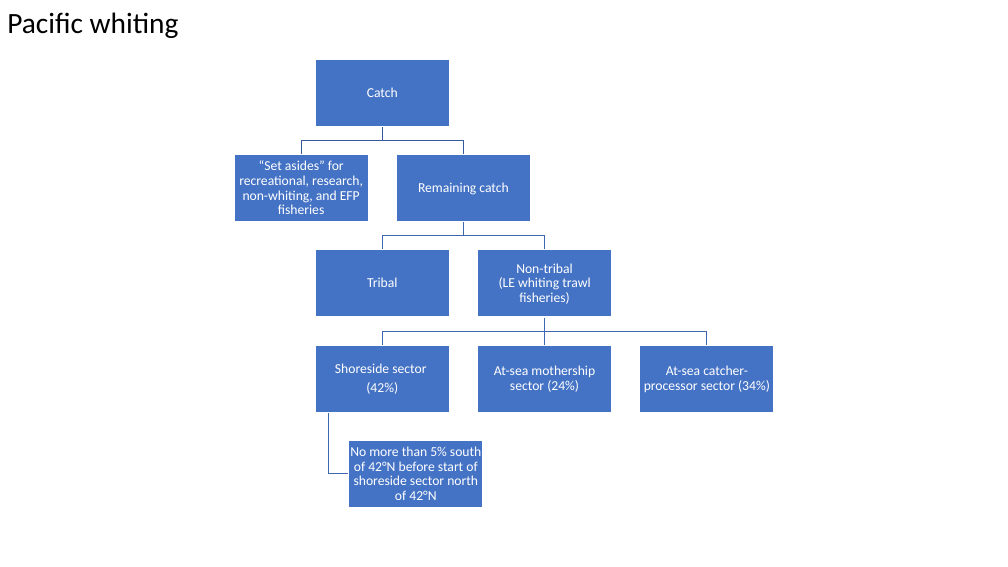
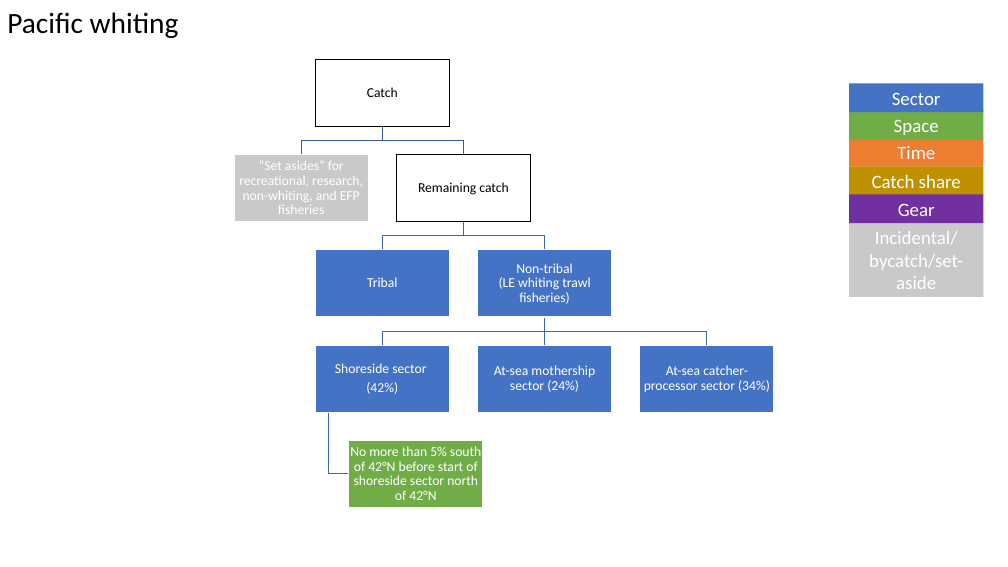
Before and after one commit to zoekitchel/cc_allocation, a slide deck: slide 2 of figures/flow_charts.pptx. Drawn at 1008x567 pixels with LibreOffice and Linux fonts; fonts in the diff are those of the drawing. Boxes give left, top, right and bottom in pixels: in the first picture for what was removed or moved away, otherwise in the second. Text is boxed around its words. In the diff, an @@ line names an element or a change of style, - is before the commit and + after.

```diff
--- a/figures/flow_charts.pptx
+++ b/figures/flow_charts.pptx
@@ text "Catch" at [367,87,398,97]: text colour #FFFFFF to #000000 @@
@@ rectangle at [315,60,449,127]: fill #4472C4 to #FFFFFF; outline #FFFFFF 1 pt to #000000 1 pt @@
@@ rectangle added at [849,83,984,112], fill #4472C4, 18 pt, text #FFFFFF @@
+Sector
@@ rectangle added at [849,110,984,139], fill #70AD47, 18 pt, text #FFFFFF @@
+Space
@@ rectangle added at [849,138,984,166], fill #ED7D31, 18 pt, text #FFFFFF @@
+Time
@@ rectangle at [234,155,368,222]: fill #4472C4 to #C9C9C9 @@
@@ text "Remaining catch" at [418,182,508,195]: text colour #FFFFFF to #000000 @@
@@ rectangle at [396,155,530,222]: fill #4472C4 to #FFFFFF; outline #FFFFFF 1 pt to #000000 1 pt @@
@@ rectangle added at [849,166,984,195], fill #BF9000, 18 pt, text #FFFFFF @@
+Catch share
@@ rectangle added at [849,194,984,223], fill #7030A0, 18 pt, text #FFFFFF @@
+Gear
@@ rectangle added at [849,222,984,297], fill #C9C9C9, 18 pt, text #FFFFFF @@
+Incidental/
+bycatch/set-aside
@@ rectangle at [349,441,482,508]: fill #4472C4 to #71AD47 @@
```
Also in this commit, not shown: 1 other slide changed, 9 slides added, 1 slide removed, 1 other file.
